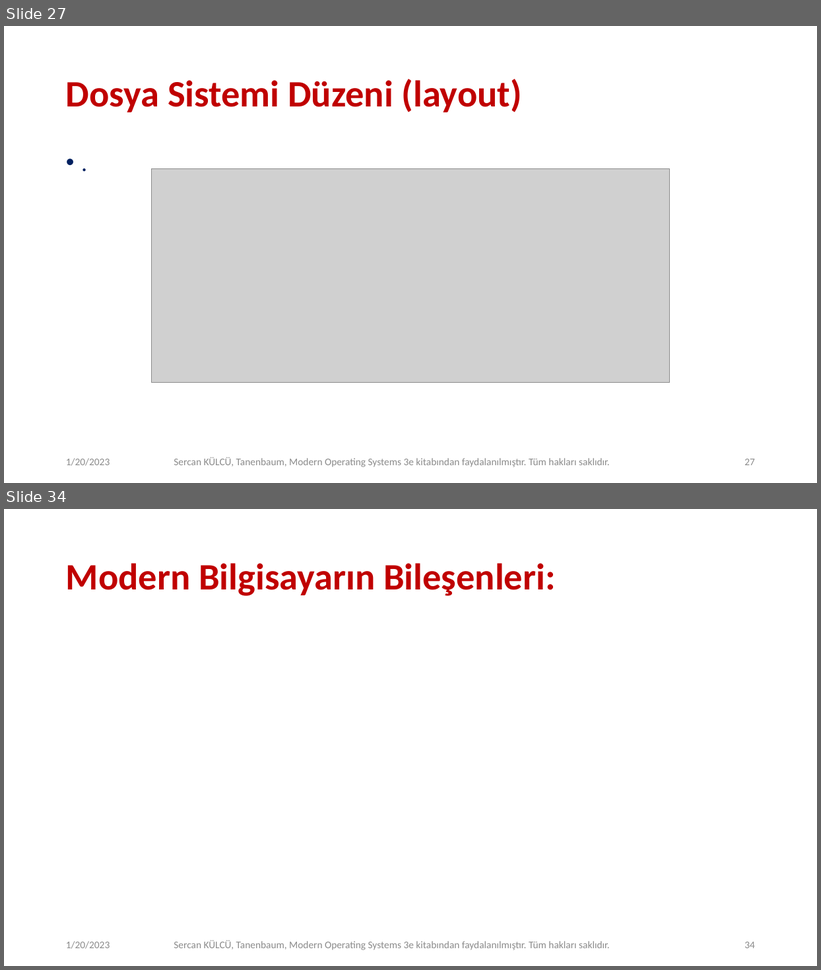
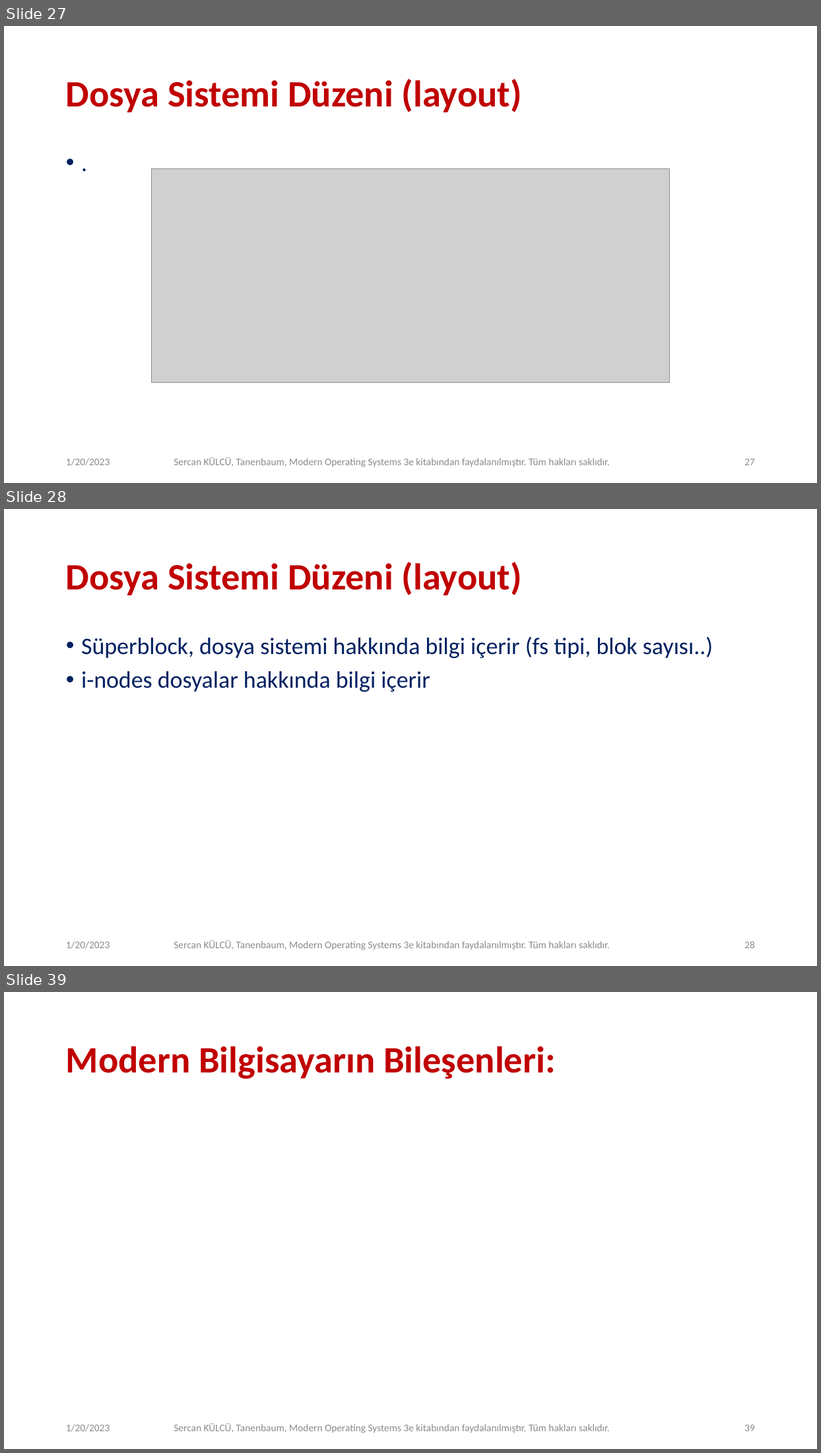
Before and after one commit to sercankulcu/sercankulcu.github.io, a slide deck: files/os/4_Bolum_4_Dosya.pptx. Shown one above the other, each under a label of ours: slides 27 and 34 before the commit, slides 27, 28 and 39 after it; the slides between them are not shown. The pictures are 821x970 and 821x1453 pixels, drawn with LibreOffice and Linux fonts; fonts in the diff are those of the drawing; grey boxes stand for pictures. Boxes give left, top, right and bottom in pixels: in the first picture for what was removed or moved away, otherwise in the second. Text is boxed around its words. In the diff, an @@ line names an element or a change of style, - is before the commit and + after.

```diff
--- a/files/os/4_Bolum_4_Dosya.pptx
+++ b/files/os/4_Bolum_4_Dosya.pptx
@@ slide 28 added at [4,509,817,966], background #FFFFFF @@
@@ title added at [66,562,522,595], 44 pt, text #C00000, bold @@
+Dosya Sistemi Düzeni (layout)
@@ text added at [81,637,713,692], 28 pt, text #002060 @@
+• Süperblock, dosya sistemi hakkında bilgi içerir (fs tipi, blok sayısı..)
+• i-nodes dosyalar hakkında bilgi içerir
@@ text added at [66,941,110,949], 12 pt, text #8C8C8C @@
+1/20/2023
@@ text added at [174,941,610,951], 12 pt, text #8C8C8C @@
+Sercan KÜLCÜ, Tanenbaum, Modern Operating Systems 3e kitabından faydalanılmıştır. Tüm hakları saklıdır.
@@ page number added at [745,941,755,949], 12 pt, text #8C8C8C @@
+28
@@ what was slide 34 is now slide 39 @@
@@ page number at [745,1425,755,1432]: text changed @@
-34
+39
```
Also in this commit, not shown: 6 slides changed, 4 other slides added, 1 other file.
